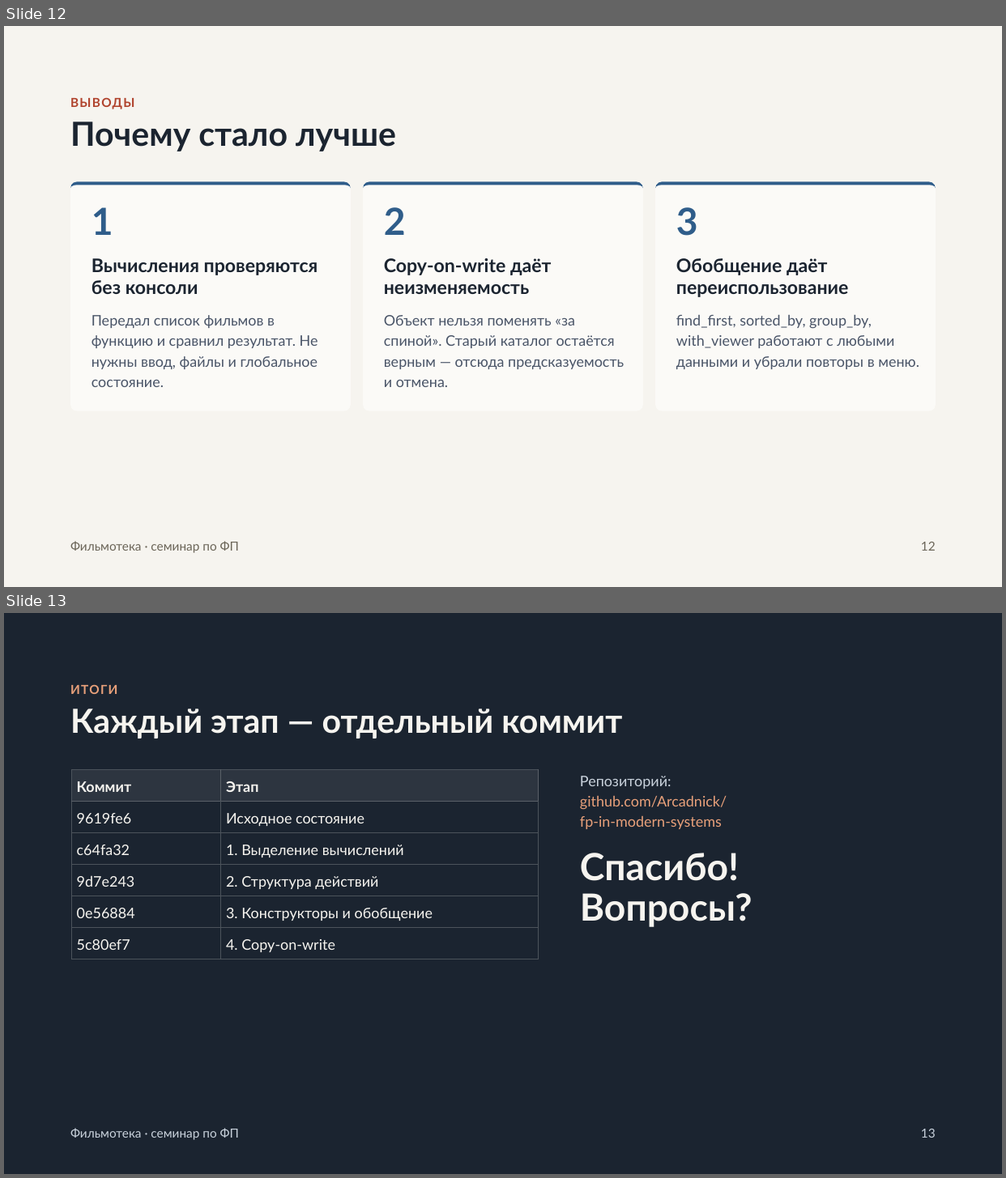
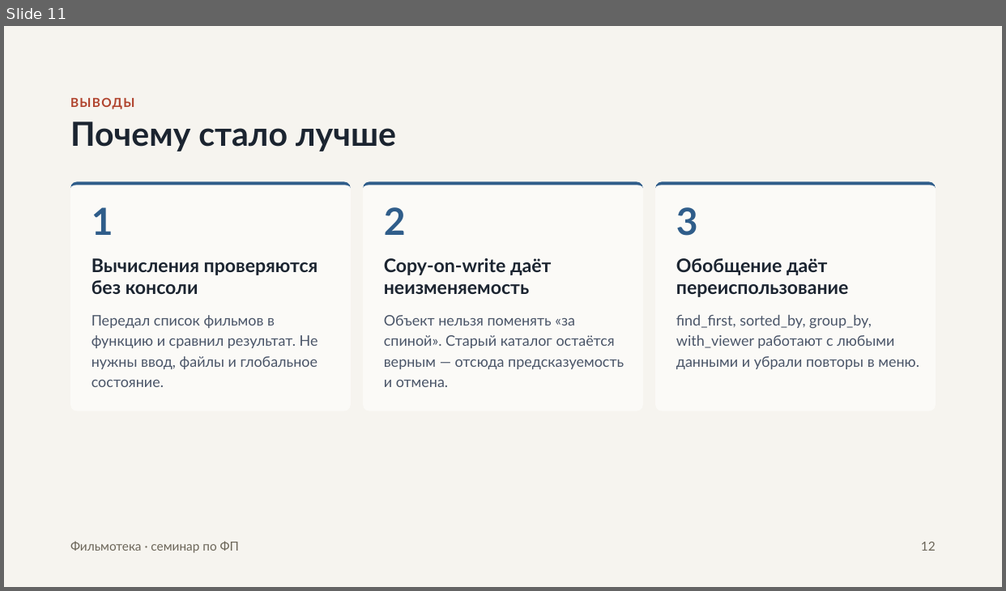
Before and after one commit to Arcadnick/fp-in-modern-systems, a slide deck: 01-seminar-filmoteka/presentation/slides.pptx. Shown one above the other, each under a label of ours: slides 12 and 13 before the commit, slide 11 after it. The pictures are 1006x1178 and 1006x591 pixels, drawn with LibreOffice and Linux fonts; fonts in the diff are those of the drawing. Boxes give left, top, right and bottom in pixels: in the first picture for what was removed or moved away, otherwise in the second. Text is boxed around its words. In the diff, an @@ line names an element or a change of style, - is before the commit and + after.

```diff
--- a/01-seminar-filmoteka/presentation/slides.pptx
+++ b/01-seminar-filmoteka/presentation/slides.pptx
@@ slide 13 removed at box(4, 613, 1002, 1174), background #1B2430 @@
@@ text removed at box(70, 684, 117, 694) @@
-ИТОГИ
@@ title removed at box(70, 709, 622, 739) @@
-Каждый этап — отдельный коммит
@@ table removed at box(71, 770, 539, 960), 6 rows, 2 columns @@
-Коммит | Этап
-9619fe6 | Исходное состояние
-c64fa32 | 1. Выделение вычислений
-9d7e243 | 2. Структура действий
-0e56884 | 3. Конструкторы и обобщение
-5c80ef7 | 4. Copy-on-write
@@ text removed at box(580, 776, 727, 829) @@
-Репозиторий:
-github.com/Arcadnick/
-fp-in-modern-systems
@@ text removed at box(580, 853, 752, 927) @@
-Спасибо!
-Вопросы?
@@ text removed at box(70, 1128, 239, 1140) @@
-Фильмотека · семинар по ФП
@@ text removed at box(921, 1129, 936, 1138) @@
-13
@@ what was slide 12 is now slide 11 @@
```
Also in this commit, not shown: 1 other slide removed, 13 other files.
